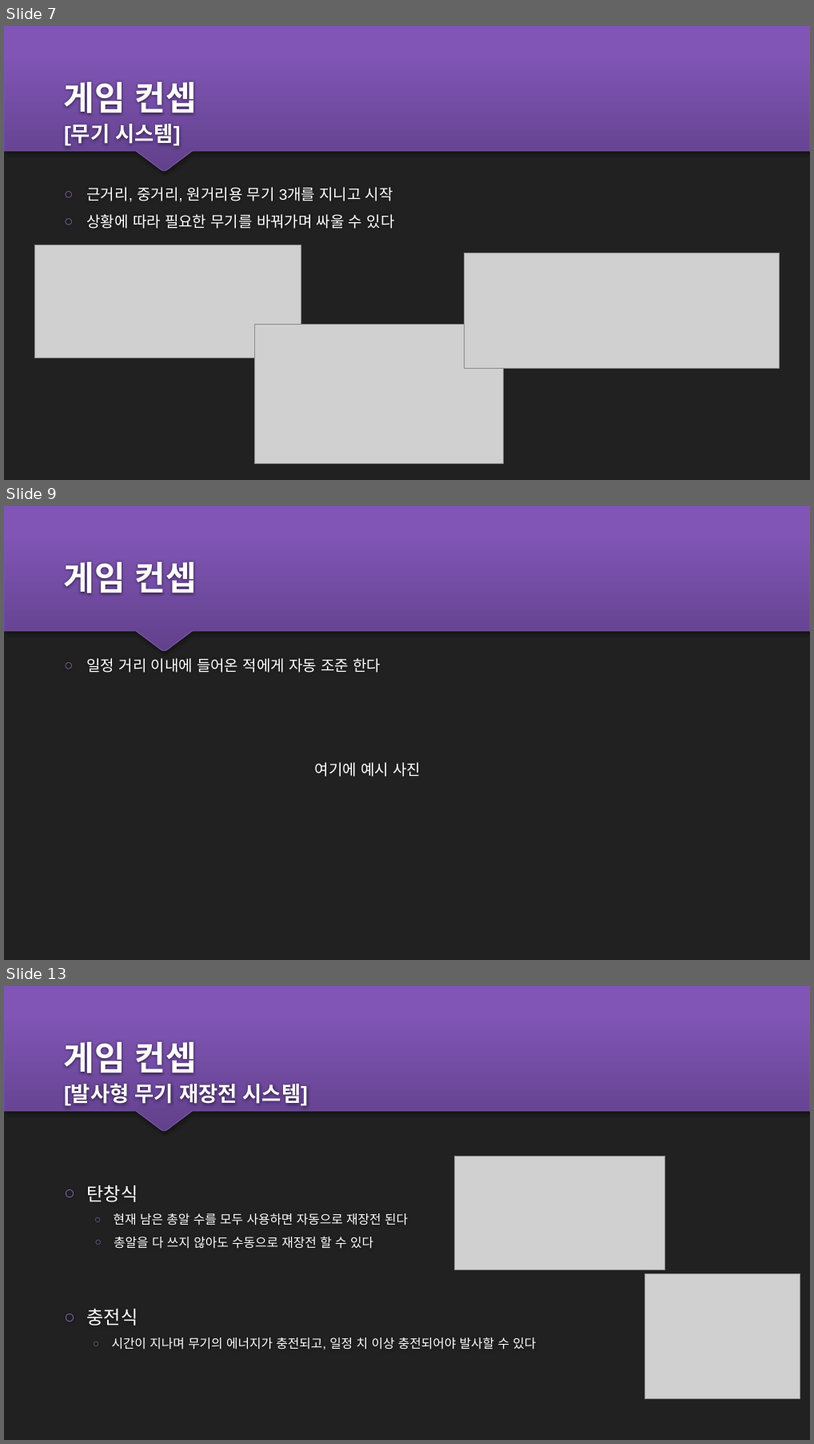
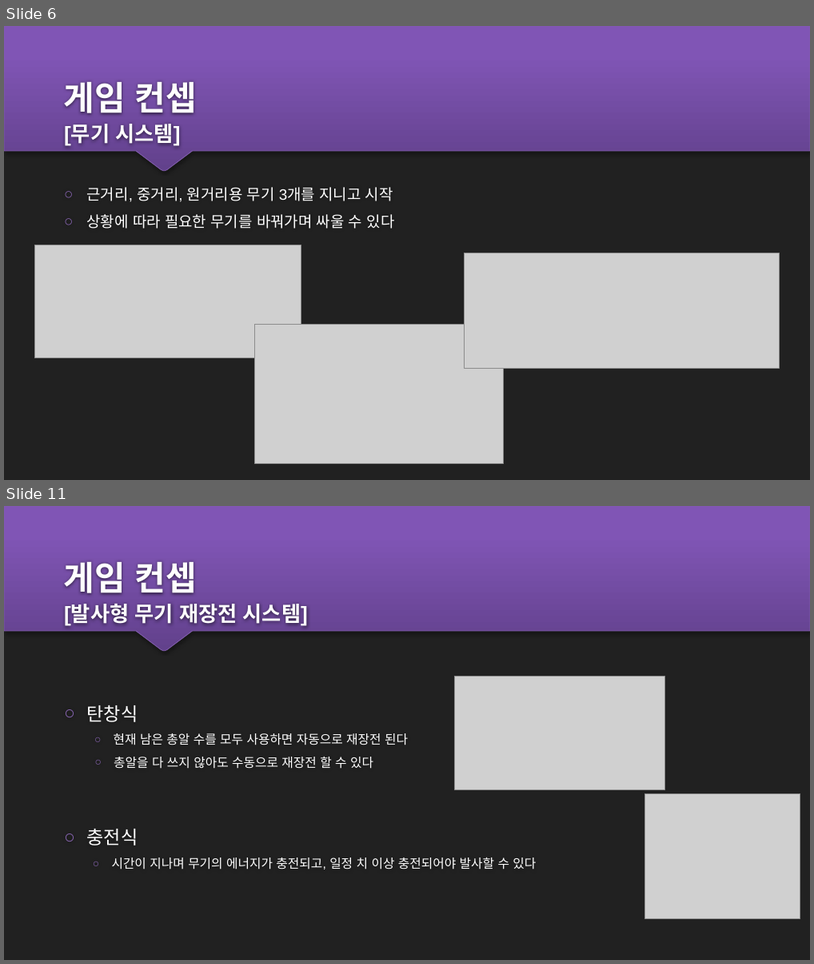
Before and after one commit to GogleEarth/Pills-Fighter, a slide deck: design/알약전사_발표ppt.pptx. Shown one above the other, each under a label of ours: slides 7, 9 and 13 before the commit, slides 6 and 11 after it; the slides between them are not shown. The pictures are 814x1444 and 814x964 pixels, drawn with LibreOffice and Linux fonts; fonts in the diff are those of the drawing; grey boxes stand for pictures. Boxes give left, top, right and bottom in pixels: in the first picture for what was removed or moved away, otherwise in the second. Text is boxed around its words. In the diff, an @@ line names an element or a change of style, - is before the commit and + after.

```diff
--- a/design/알약전사_발표ppt.pptx
+++ b/design/알약전사_발표ppt.pptx
@@ slide 9 removed at [4, 506, 810, 960], background #212121; not listed: 1 template element that a slide beside it also shows @@
@@ title removed at [64, 562, 196, 595] @@
-게임 컨셉
@@ text removed at [87, 658, 381, 672] @@
-○ 일정 거리 이내에 들어온 적에게 자동 조준 한다
@@ text removed at [315, 762, 422, 776] @@
-여기에 예시 사진
@@ what was slide 7 is now slide 6 @@
@@ what was slide 13 is now slide 11 @@
```
Also in this commit, not shown: 5 slides changed, 1 other slide removed, 3 other files.
